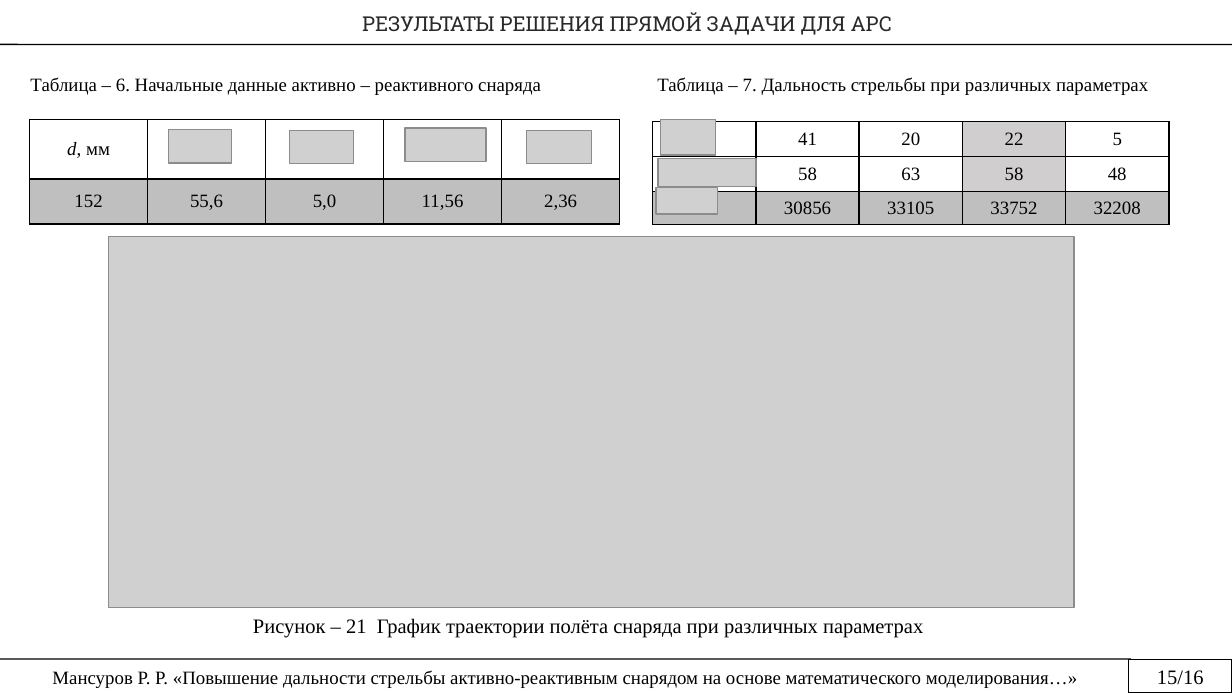
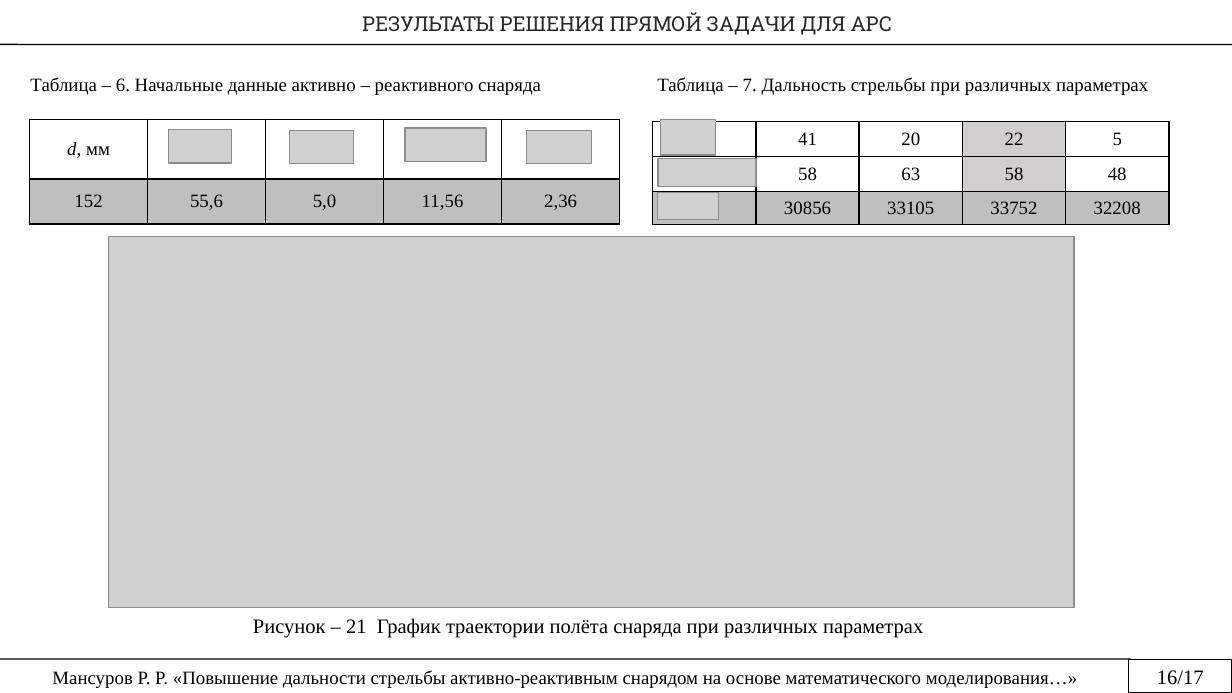
Before and after one commit to rustam-mansurov/cats, a slide deck: slide 16 of Мансуров Р.Р. — копия (2).pptx. Drawn at 1232x693 pixels with LibreOffice and Linux fonts; fonts in the diff are those of the drawing; grey boxes stand for pictures. Boxes give left, top, right and bottom in pixels: in the first picture for what was removed or moved away, otherwise in the second. Text is boxed around its words. In the diff, an @@ line names an element or a change of style, - is before the commit and + after.

```diff
--- a/Мансуров Р.Р. — копия (2).pptx
+++ b/Мансуров Р.Р. — копия (2).pptx
@@ picture: place and size @@
-picture at box(657, 187, 718, 214)
+picture at box(657, 192, 718, 219)
@@ text at box(1157, 670, 1204, 685): text changed @@
-15/16
+16/17
```
Also in this commit, not shown: 12 other slides changed, 1 slide added, 1 slide removed.
